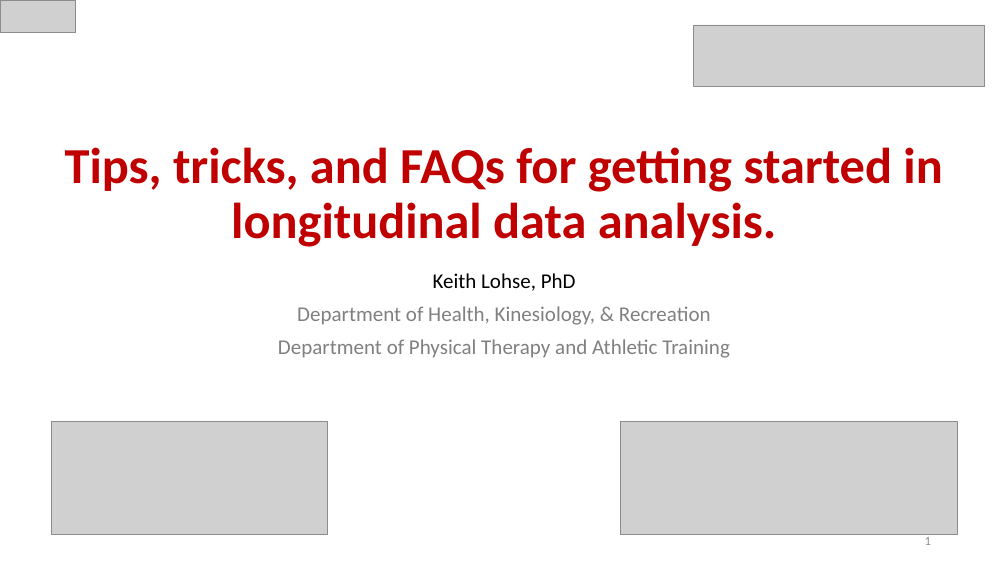
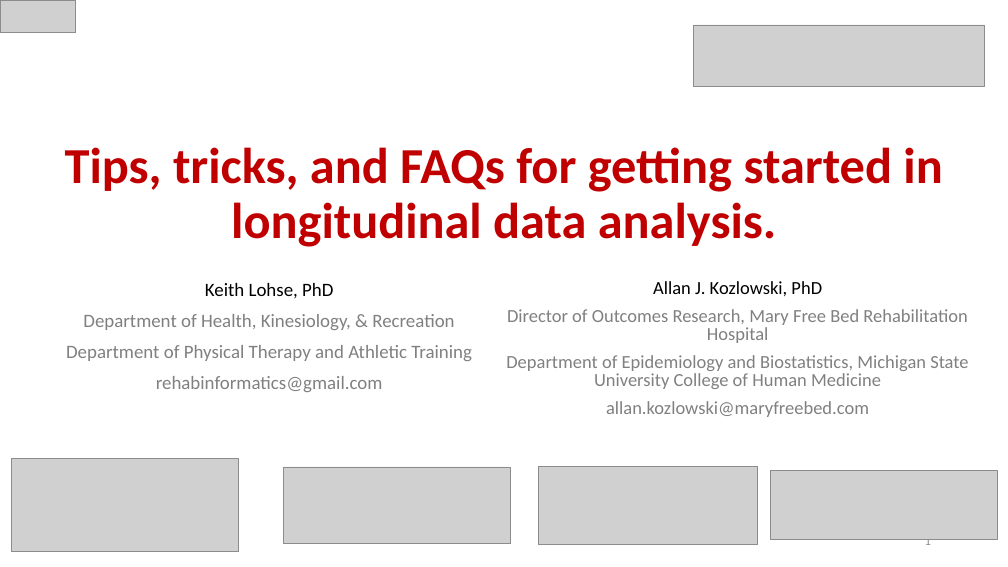
Before and after one commit to keithlohse/LMER_Clinical_Science, a slide deck: slide 1 of lohse ACRM 2017 tips.pptx. Drawn at 1008x567 pixels with LibreOffice and Linux fonts; fonts in the diff are those of the drawing; grey boxes stand for pictures. Boxes give left, top, right and bottom in pixels: in the first picture for what was removed or moved away, otherwise in the second. Text is boxed around its words. In the diff, an @@ line names an element or a change of style, - is before the commit and + after.

Commit message:
upates to FAQs
updated affiliations in FAQs document

```diff
--- a/lohse ACRM 2017 tips.pptx
+++ b/lohse ACRM 2017 tips.pptx
@@ subtitle "Keith Lohse, PhD" moved from (x1=278, y1=273, x2=730, y2=358) to (x1=66, y1=283, x2=472, y2=392) @@
@@ subtitle at (x1=66, y1=283, x2=472, y2=361): size 20 to 18 pt in "Keith Lohse, PhD", "Department of Health, Kinesiology, & Recreation", "Department of Physical Therapy and Athletic Training" @@
@@ text added at (x1=506, y1=281, x2=968, y2=417), 17.6 pt, text #808080 @@
+Allan J. Kozlowski, PhD
+Director of Outcomes Research, Mary Free Bed Rehabilitation Hospital
+Department of Epidemiology and Biostatistics, Michigan State University College of Human Medicine
+allan.kozlowski@maryfreebed.com
@@ subtitle at (x1=156, y1=376, x2=383, y2=392): paragraph added @@
+rehabinformatics@gmail.com
@@ picture resized from (x1=51, y1=421, x2=327, y2=535) to (x1=11, y1=458, x2=238, y2=551) @@
@@ picture resized from (x1=621, y1=421, x2=958, y2=535) to (x1=284, y1=467, x2=510, y2=544) @@
@@ picture added at (x1=538, y1=466, x2=758, y2=544) @@
@@ picture added at (x1=771, y1=470, x2=997, y2=540) @@
```
Also in this commit, not shown: 1 other file.
